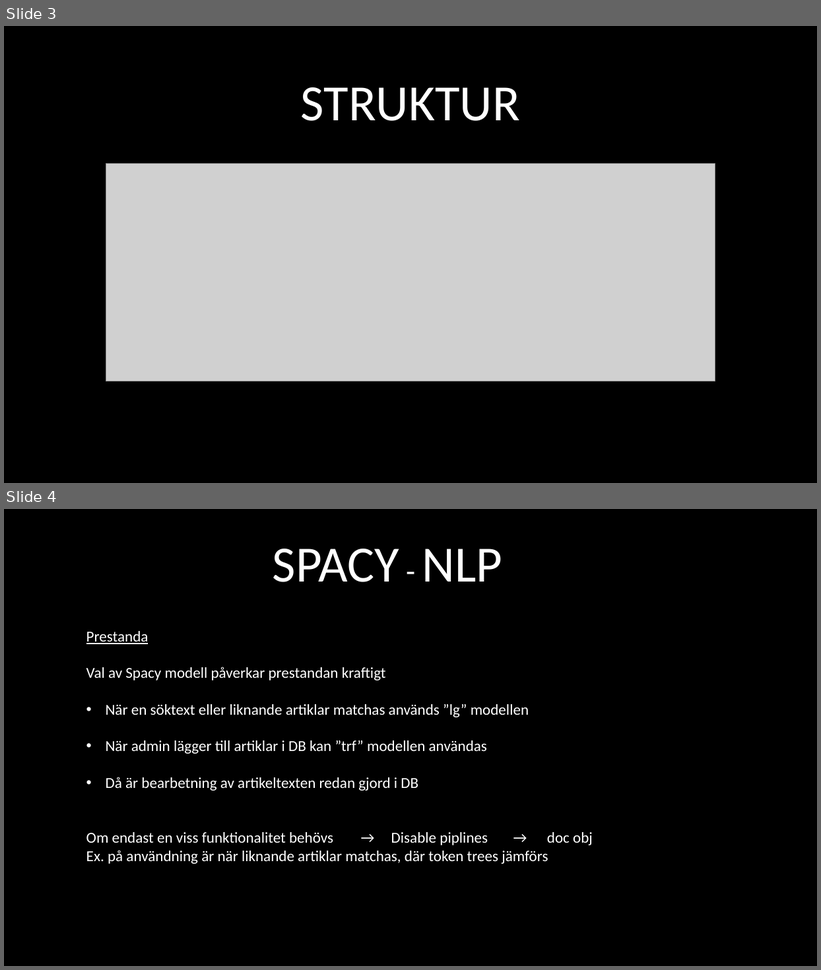
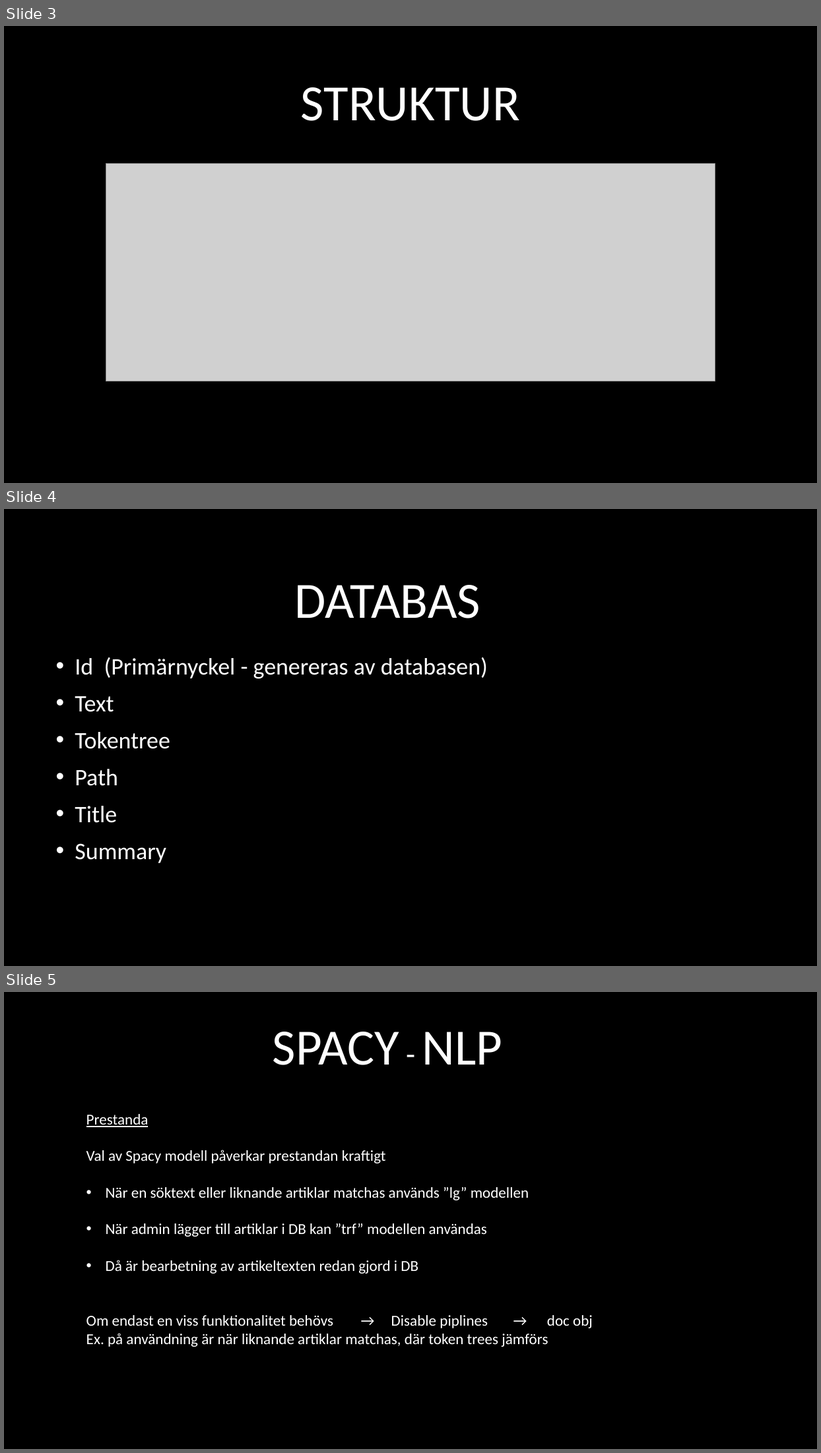
Before and after one commit to nextline501/Article-Finder, a slide deck: documentation/Grupp 3.pptx. Shown one above the other, each under a label of ours: slides 3 and 4 before the commit, slides 3, 4 and 5 after it. The pictures are 821x970 and 821x1453 pixels, drawn with LibreOffice and Linux fonts; fonts in the diff are those of the drawing; grey boxes stand for pictures; background and template pictures are left out. Boxes give left, top, right and bottom in pixels: in the first picture for what was removed or moved away, otherwise in the second. Text is boxed around its words. In the diff, an @@ line names an element or a change of style, - is before the commit and + after.

Commit message:
Added slide database

```diff
--- a/documentation/Grupp 3.pptx
+++ b/documentation/Grupp 3.pptx
@@ slide 4 added at [4, 509, 817, 966], background picture (left out) @@
@@ title added at [294, 585, 481, 619], 60 pt, text #FFFFFF @@
+DATABAS
@@ text added at [75, 657, 488, 863], 28 pt, text #FFFFFF @@
+• Id (Primärnyckel - genereras av databasen)
+• Text
+• Tokentree
+• Path
+• Title
+• Summary
@@ what was slide 4 is now slide 5 @@
```
